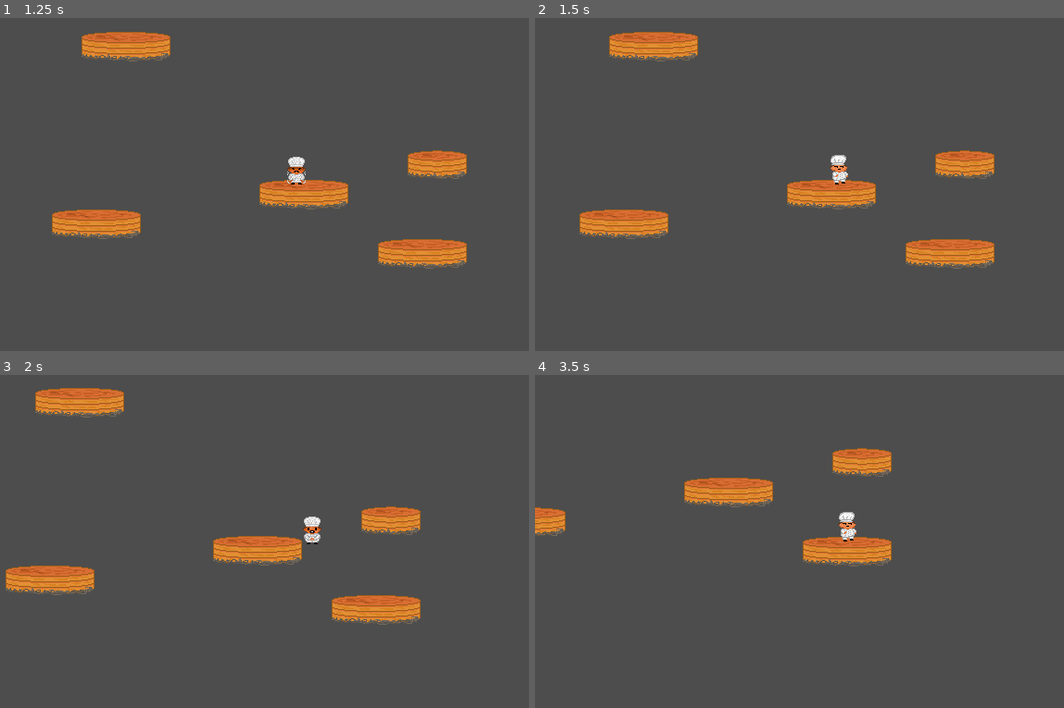
Above: before the commit, frames 1-4 (two rows, left to right).
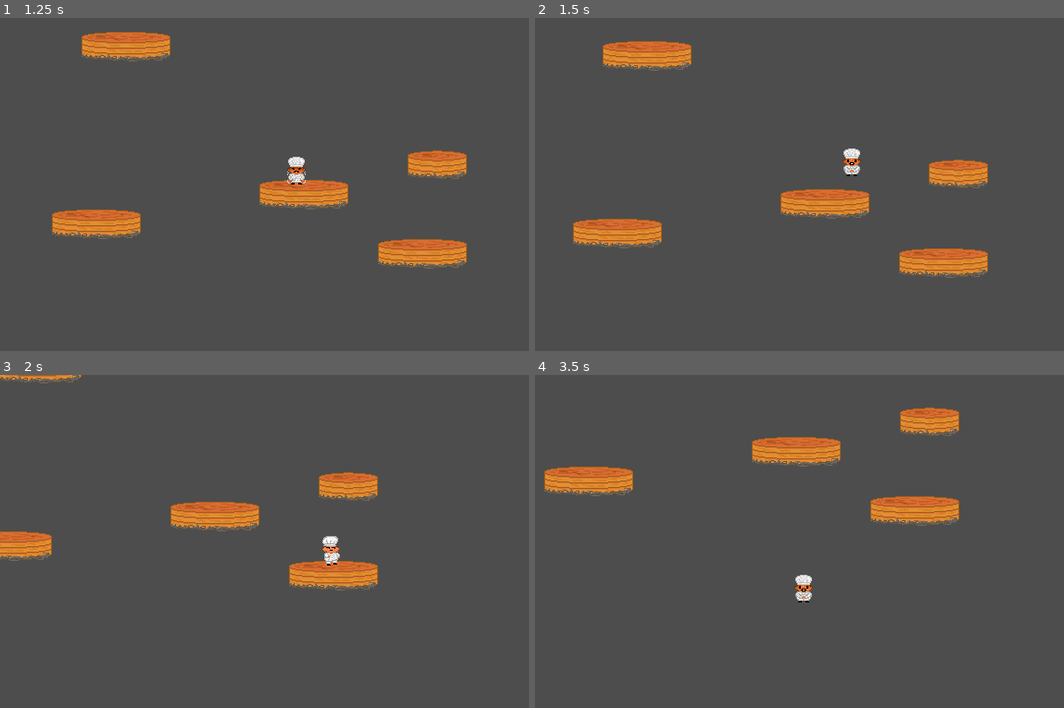
Above: after the commit, the same moments.

Repository: DaniMunteanu/EternalPaincakes
Game: Godot game, scene res://Level.tscn
Same seed, same stepped clock (60 frames per second), same inputs: the game is played once before the commit and once after it. The project has no main scene, so this scene is started directly.
Inputs:
- Up to frame 1 (1.25 s): hold D (move_right) from 0.53 s (still down); hold W (jump) from 0.53 s (still down)
- Up to frame 2 (1.5 s): keep holding D (move_right); release W (jump) at 1.28 s; tap W (jump) at 1.35 s
- Up to frame 3 (2 s): keep holding D (move_right); tap W (jump) at 1.52, 1.82 s
- Up to frame 4 (3.5 s): release D (move_right) at 2.03 s; hold A (move_left) 2.03-2.78 s; hold W (jump) 2.03-2.78 s; hold D (move_right) from 2.78 s (still down); tap W (jump) at 2.85, 3.02, 3.32 s

Frame 1 is identical in both runs. In frame 2, 7.6% of the frame differs, in the area x 7-87%, y 4-79%; in frame 3, 11%, in the area x 0-80%, y 0-75%; in frame 4, 8.7%.

Commit message:
Jump mechanic functional

Diff:
--- a/EternalPaincakes/Player.tscn
+++ b/EternalPaincakes/Player.tscn
@@ -6,8 +6,250 @@
 [ext_resource type="Texture2D" uid="uid://ba7o6air1l5dr" path="res://Sprites/Player/PlayerPrepareJump.png" id="3_r3d8o"]
 [ext_resource type="Texture2D" uid="uid://yd6udpc3da2p" path="res://Sprites/Player/PlayerJumping.png" id="5_aoleg"]
 
+[sub_resource type="Animation" id="Animation_xsykm"]
+resource_name = "PlayerFloat"
+step = 0.0
+tracks/0/type = "value"
+tracks/0/imported = false
+tracks/0/enabled = true
+tracks/0/path = NodePath("Sprite2D:texture")
+tracks/0/interp = 1
+tracks/0/loop_wrap = true
+tracks/0/keys = {
+"times": PackedFloat32Array(0),
+"transitions": PackedFloat32Array(1),
+"update": 1,
+"values": [ExtResource("5_aoleg")]
+}
+tracks/1/type = "value"
+tracks/1/imported = false
+tracks/1/enabled = true
+tracks/1/path = NodePath("Sprite2D:offset")
+tracks/1/interp = 1
+tracks/1/loop_wrap = true
+tracks/1/keys = {
+"times": PackedFloat32Array(0),
+"transitions": PackedFloat32Array(1),
+"update": 0,
+"values": [Vector2(0, -15)]
+}
+tracks/2/type = "value"
+tracks/2/imported = false
+tracks/2/enabled = true
+tracks/2/path = NodePath("Sprite2D:flip_h")
+tracks/2/interp = 1
+tracks/2/loop_wrap = true
+tracks/2/keys = {
+"times": PackedFloat32Array(0),
+"transitions": PackedFloat32Array(1),
+"update": 1,
+"values": [false]
+}
+tracks/3/type = "value"
+tracks/3/imported = false
+tracks/3/enabled = true
+tracks/3/path = NodePath("Sprite2D:hframes")
+tracks/3/interp = 1
+tracks/3/loop_wrap = true
+tracks/3/keys = {
+"times": PackedFloat32Array(0),
+"transitions": PackedFloat32Array(1),
+"update": 1,
+"values": [1]
+}
+tracks/4/type = "value"
+tracks/4/imported = false
+tracks/4/enabled = true
+tracks/4/path = NodePath("Sprite2D:vframes")
+tracks/4/interp = 1
+tracks/4/loop_wrap = true
+tracks/4/keys = {
+"times": PackedFloat32Array(0),
+"transitions": PackedFloat32Array(1),
+"update": 1,
+"values": [1]
+}
+
 [sub_resource type="CapsuleShape2D" id="CapsuleShape2D_yh8a2"]
 height = 32.0
+
+[sub_resource type="Animation" id="Animation_g1ap3"]
+resource_name = "PlayerHoldingJump"
+length = 0.75
+step = 0.0
+tracks/0/type = "value"
+tracks/0/imported = false
+tracks/0/enabled = true
+tracks/0/path = NodePath("Sprite2D:texture")
+tracks/0/interp = 1
+tracks/0/loop_wrap = true
+tracks/0/keys = {
+"times": PackedFloat32Array(0),
+"transitions": PackedFloat32Array(1),
+"update": 1,
+"values": [ExtResource("3_r3d8o")]
+}
+tracks/1/type = "value"
+tracks/1/imported = false
+tracks/1/enabled = true
+tracks/1/path = NodePath("Sprite2D:hframes")
+tracks/1/interp = 1
+tracks/1/loop_wrap = true
+tracks/1/keys = {
+"times": PackedFloat32Array(0),
+"transitions": PackedFloat32Array(1),
+"update": 1,
+"values": [2]
+}
+tracks/2/type = "value"
+tracks/2/imported = false
+tracks/2/enabled = true
+tracks/2/path = NodePath("Sprite2D:vframes")
+tracks/2/interp = 1
+tracks/2/loop_wrap = true
+tracks/2/keys = {
+"times": PackedFloat32Array(0),
+"transitions": PackedFloat32Array(1),
+"update": 1,
+"values": [2]
+}
+tracks/3/type = "value"
+tracks/3/imported = false
+tracks/3/enabled = true
+tracks/3/path = NodePath("Sprite2D:offset")
+tracks/3/interp = 1
+tracks/3/loop_wrap = true
+tracks/3/keys = {
+"times": PackedFloat32Array(0),
+"transitions": PackedFloat32Array(1),
+"update": 0,
+"values": [Vector2(0, -16)]
+}
+tracks/4/type = "value"
+tracks/4/imported = false
+tracks/4/enabled = true
+tracks/4/path = NodePath("Sprite2D:flip_h")
+tracks/4/interp = 1
+tracks/4/loop_wrap = true
+tracks/4/keys = {
+"times": PackedFloat32Array(0),
+"transitions": PackedFloat32Array(1),
+"update": 1,
+"values": [false]
+}
+tracks/5/type = "value"
+tracks/5/imported = false
+tracks/5/enabled = true
+tracks/5/path = NodePath("Sprite2D:frame")
+tracks/5/interp = 1
+tracks/5/loop_wrap = true
+tracks/5/keys = {
+"times": PackedFloat32Array(0, 0.25, 0.5),
+"transitions": PackedFloat32Array(1, 1, 1),
+"update": 1,
+"values": [0, 1, 2]
+}
+tracks/6/type = "value"
+tracks/6/imported = false
+tracks/6/enabled = true
+tracks/6/path = NodePath("CollisionShape2D:shape")
+tracks/6/interp = 1
+tracks/6/loop_wrap = true
+tracks/6/keys = {
+"times": PackedFloat32Array(0),
+"transitions": PackedFloat32Array(1),
+"update": 1,
+"values": [SubResource("CapsuleShape2D_yh8a2")]
+}
+
+[sub_resource type="Animation" id="Animation_k67ex"]
+resource_name = "PlayerIdleLeft"
+loop_mode = 1
+step = 0.0
+tracks/0/type = "value"
+tracks/0/imported = false
+tracks/0/enabled = true
+tracks/0/path = NodePath("Sprite2D:texture")
+tracks/0/interp = 1
+tracks/0/loop_wrap = true
+tracks/0/keys = {
+"times": PackedFloat32Array(0),
+"transitions": PackedFloat32Array(1),
+"update": 1,
+"values": [ExtResource("1_ng2pw")]
+}
+tracks/1/type = "value"
+tracks/1/imported = false
+tracks/1/enabled = true
+tracks/1/path = NodePath("Sprite2D:hframes")
+tracks/1/interp = 1
+tracks/1/loop_wrap = true
+tracks/1/keys = {
+"times": PackedFloat32Array(0),
+"transitions": PackedFloat32Array(1),
+"update": 1,
+"values": [2]
+}
+tracks/2/type = "value"
+tracks/2/imported = false
+tracks/2/enabled = true
+tracks/2/path = NodePath("Sprite2D:vframes")
+tracks/2/interp = 1
+tracks/2/loop_wrap = true
+tracks/2/keys = {
+"times": PackedFloat32Array(0),
+"transitions": PackedFloat32Array(1),
+"update": 1,
+"values": [1]
+}
+tracks/3/type = "value"
+tracks/3/imported = false
+tracks/3/enabled = true
+tracks/3/path = NodePath("Sprite2D:offset")
+tracks/3/interp = 1
+tracks/3/loop_wrap = true
+tracks/3/keys = {
+"times": PackedFloat32Array(0),
+"transitions": PackedFloat32Array(1),
+"update": 0,
+"values": [Vector2(0, -16)]
+}
+tracks/4/type = "value"
+tracks/4/imported = false
+tracks/4/enabled = true
+tracks/4/path = NodePath("Sprite2D:flip_h")
+tracks/4/interp = 1
+tracks/4/loop_wrap = true
+tracks/4/keys = {
+"times": PackedFloat32Array(0),
+"transitions": PackedFloat32Array(1),
+"update": 1,
+"values": [true]
+}
+tracks/5/type = "value"
+tracks/5/imported = false
+tracks/5/enabled = true
+tracks/5/path = NodePath("Sprite2D:frame")
+tracks/5/interp = 1
+tracks/5/loop_wrap = true
+tracks/5/keys = {
+"times": PackedFloat32Array(0, 0.5),
+"transitions": PackedFloat32Array(1, 1),
+"update": 1,
+"values": [0, 1]
+}
+tracks/6/type = "value"
+tracks/6/imported = false
+tracks/6/enabled = true
+tracks/6/path = NodePath("CollisionShape2D:shape")
+tracks/6/interp = 1
+tracks/6/loop_wrap = true
+tracks/6/keys = {
+"times": PackedFloat32Array(0),
+"transitions": PackedFloat32Array(1),
+"update": 1,
+"values": [SubResource("CapsuleShape2D_yh8a2")]
+}
 
 [sub_resource type="Animation" id="Animation_m111u"]
 resource_name = "PlayerIdleRight"
@@ -98,95 +340,9 @@
 "values": [SubResource("CapsuleShape2D_yh8a2")]
 }
 
-[sub_resource type="Animation" id="Animation_xt5fc"]
-length = 0.001
-tracks/0/type = "value"
-tracks/0/imported = false
-tracks/0/enabled = true
-tracks/0/path = NodePath("Sprite2D:texture")
-tracks/0/interp = 1
-tracks/0/loop_wrap = true
-tracks/0/keys = {
-"times": PackedFloat32Array(0),
-"transitions": PackedFloat32Array(1),
-"update": 1,
-"values": [ExtResource("1_ng2pw")]
-}
-tracks/1/type = "value"
-tracks/1/imported = false
-tracks/1/enabled = true
-tracks/1/path = NodePath("Sprite2D:hframes")
-tracks/1/interp = 1
-tracks/1/loop_wrap = true
-tracks/1/keys = {
-"times": PackedFloat32Array(0),
-"transitions": PackedFloat32Array(1),
-"update": 1,
-"values": [2]
-}
-tracks/2/type = "value"
-tracks/2/imported = false
-tracks/2/enabled = true
-tracks/2/path = NodePath("Sprite2D:vframes")
-tracks/2/interp = 1
-tracks/2/loop_wrap = true
-tracks/2/keys = {
-"times": PackedFloat32Array(0),
-"transitions": PackedFloat32Array(1),
-"update": 1,
-"values": [1]
-}
-tracks/3/type = "value"
-tracks/3/imported = false
-tracks/3/enabled = true
-tracks/3/path = NodePath("Sprite2D:offset")
-tracks/3/interp = 1
-tracks/3/loop_wrap = true
-tracks/3/keys = {
-"times": PackedFloat32Array(0),
-"transitions": PackedFloat32Array(1),
-"update": 0,
-"values": [Vector2(0, -16)]
-}
-tracks/4/type = "value"
-tracks/4/imported = false
-tracks/4/enabled = true
-tracks/4/path = NodePath("Sprite2D:flip_h")
-tracks/4/interp = 1
-tracks/4/loop_wrap = true
-tracks/4/keys = {
-"times": PackedFloat32Array(0),
-"transitions": PackedFloat32Array(1),
-"update": 1,
-"values": [false]
-}
-tracks/5/type = "value"
-tracks/5/imported = false
-tracks/5/enabled = true
-tracks/5/path = NodePath("Sprite2D:frame")
-tracks/5/interp = 1
-tracks/5/loop_wrap = true
-tracks/5/keys = {
-"times": PackedFloat32Array(0),
-"transitions": PackedFloat32Array(1),
-"update": 1,
-"values": [0]
-}
-tracks/6/type = "value"
-tracks/6/imported = false
-tracks/6/enabled = true
-tracks/6/path = NodePath("CollisionShape2D:shape")
-tracks/6/interp = 1
-tracks/6/loop_wrap = true
-tracks/6/keys = {
-"times": PackedFloat32Array(0),
-"transitions": PackedFloat32Array(1),
-"update": 1,
-"values": [SubResource("CapsuleShape2D_yh8a2")]
-}
-
-[sub_resource type="Animation" id="Animation_k67ex"]
-resource_name = "PlayerIdleLeft"
+[sub_resource type="Animation" id="Animation_1pq5w"]
+resource_name = "PlayerWalkingLeft"
+length = 0.5
 loop_mode = 1
 step = 0.0
 tracks/0/type = "value"
@@ -199,7 +355,7 @@
 "times": PackedFloat32Array(0),
 "transitions": PackedFloat32Array(1),
 "update": 1,
-"values": [ExtResource("1_ng2pw")]
+"values": [ExtResource("2_cpaxu")]
 }
 tracks/1/type = "value"
 tracks/1/imported = false
@@ -256,7 +412,7 @@
 tracks/5/interp = 1
 tracks/5/loop_wrap = true
 tracks/5/keys = {
-"times": PackedFloat32Array(0, 0.5),
+"times": PackedFloat32Array(0, 0.25),
 "transitions": PackedFloat32Array(1, 1),
 "update": 1,
 "values": [0, 1]
@@ -364,11 +520,8 @@
 "values": [SubResource("CapsuleShape2D_yh8a2")]
 }
 
-[sub_resource type="Animation" id="Animation_1pq5w"]
-resource_name = "PlayerWalkingLeft"
-length = 0.5
-loop_mode = 1
-step = 0.0
+[sub_resource type="Animation" id="Animation_xt5fc"]
+length = 0.001
 tracks/0/type = "value"
 tracks/0/imported = false
 tracks/0/enabled = true
@@ -379,7 +532,7 @@
 "times": PackedFloat32Array(0),
 "transitions": PackedFloat32Array(1),
 "update": 1,
-"values": [ExtResource("2_cpaxu")]
+"values": [ExtResource("1_ng2pw")]
 }
 tracks/1/type = "value"
 tracks/1/imported = false
@@ -427,7 +580,7 @@
 "times": PackedFloat32Array(0),
 "transitions": PackedFloat32Array(1),
 "update": 1,
-"values": [true]
+"values": [false]
 }
 tracks/5/type = "value"
 tracks/5/imported = false
@@ -436,10 +589,10 @@
 tracks/5/interp = 1
 tracks/5/loop_wrap = true
 tracks/5/keys = {
-"times": PackedFloat32Array(0, 0.25),
-"transitions": PackedFloat32Array(1, 1),
-"update": 1,
-"values": [0, 1]
+"times": PackedFloat32Array(0),
+"transitions": PackedFloat32Array(1),
+"update": 1,
+"values": [0]
 }
 tracks/6/type = "value"
 tracks/6/imported = false
@@ -452,159 +605,6 @@
 "transitions": PackedFloat32Array(1),
 "update": 1,
 "values": [SubResource("CapsuleShape2D_yh8a2")]
-}
-
-[sub_resource type="Animation" id="Animation_g1ap3"]
-resource_name = "PlayerHoldingJump"
-length = 0.75
-step = 0.0
-tracks/0/type = "value"
-tracks/0/imported = false
-tracks/0/enabled = true
-tracks/0/path = NodePath("Sprite2D:texture")
-tracks/0/interp = 1
-tracks/0/loop_wrap = true
-tracks/0/keys = {
-"times": PackedFloat32Array(0),
-"transitions": PackedFloat32Array(1),
-"update": 1,
-"values": [ExtResource("3_r3d8o")]
-}
-tracks/1/type = "value"
-tracks/1/imported = false
-tracks/1/enabled = true
-tracks/1/path = NodePath("Sprite2D:hframes")
-tracks/1/interp = 1
-tracks/1/loop_wrap = true
-tracks/1/keys = {
-"times": PackedFloat32Array(0),
-"transitions": PackedFloat32Array(1),
-"update": 1,
-"values": [2]
-}
-tracks/2/type = "value"
-tracks/2/imported = false
-tracks/2/enabled = true
-tracks/2/path = NodePath("Sprite2D:vframes")
-tracks/2/interp = 1
-tracks/2/loop_wrap = true
-tracks/2/keys = {
-"times": PackedFloat32Array(0),
-"transitions": PackedFloat32Array(1),
-"update": 1,
-"values": [2]
-}
-tracks/3/type = "value"
-tracks/3/imported = false
-tracks/3/enabled = true
-tracks/3/path = NodePath("Sprite2D:offset")
-tracks/3/interp = 1
-tracks/3/loop_wrap = true
-tracks/3/keys = {
-"times": PackedFloat32Array(0),
-"transitions": PackedFloat32Array(1),
-"update": 0,
-"values": [Vector2(0, -16)]
-}
-tracks/4/type = "value"
-tracks/4/imported = false
-tracks/4/enabled = true
-tracks/4/path = NodePath("Sprite2D:flip_h")
-tracks/4/interp = 1
-tracks/4/loop_wrap = true
-tracks/4/keys = {
-"times": PackedFloat32Array(0),
-"transitions": PackedFloat32Array(1),
-"update": 1,
-"values": [false]
-}
-tracks/5/type = "value"
-tracks/5/imported = false
-tracks/5/enabled = true
-tracks/5/path = NodePath("Sprite2D:frame")
-tracks/5/interp = 1
-tracks/5/loop_wrap = true
-tracks/5/keys = {
-"times": PackedFloat32Array(0, 0.25, 0.5),
-"transitions": PackedFloat32Array(1, 1, 1),
-"update": 1,
-"values": [0, 1, 2]
-}
-tracks/6/type = "value"
-tracks/6/imported = false
-tracks/6/enabled = true
-tracks/6/path = NodePath("CollisionShape2D:shape")
-tracks/6/interp = 1
-tracks/6/loop_wrap = true
-tracks/6/keys = {
-"times": PackedFloat32Array(0),
-"transitions": PackedFloat32Array(1),
-"update": 1,
-"values": [SubResource("CapsuleShape2D_yh8a2")]
-}
-
-[sub_resource type="Animation" id="Animation_xsykm"]
-resource_name = "PlayerFloat"
-step = 0.0
-tracks/0/type = "value"
-tracks/0/imported = false
-tracks/0/enabled = true
-tracks/0/path = NodePath("Sprite2D:texture")
-tracks/0/interp = 1
-tracks/0/loop_wrap = true
-tracks/0/keys = {
-"times": PackedFloat32Array(0),
-"transitions": PackedFloat32Array(1),
-"update": 1,
-"values": [ExtResource("5_aoleg")]
-}
-tracks/1/type = "value"
-tracks/1/imported = false
-tracks/1/enabled = true
-tracks/1/path = NodePath("Sprite2D:offset")
-tracks/1/interp = 1
-tracks/1/loop_wrap = true
-tracks/1/keys = {
-"times": PackedFloat32Array(0),
-"transitions": PackedFloat32Array(1),
-"update": 0,
-"values": [Vector2(0, -15)]
-}
-tracks/2/type = "value"
-tracks/2/imported = false
-tracks/2/enabled = true
-tracks/2/path = NodePath("Sprite2D:flip_h")
-tracks/2/interp = 1
-tracks/2/loop_wrap = true
-tracks/2/keys = {
-"times": PackedFloat32Array(0),
-"transitions": PackedFloat32Array(1),
-"update": 1,
-"values": [false]
-}
-tracks/3/type = "value"
-tracks/3/imported = false
-tracks/3/enabled = true
-tracks/3/path = NodePath("Sprite2D:hframes")
-tracks/3/interp = 1
-tracks/3/loop_wrap = true
-tracks/3/keys = {
-"times": PackedFloat32Array(0),
-"transitions": PackedFloat32Array(1),
-"update": 1,
-"values": [1]
-}
-tracks/4/type = "value"
-tracks/4/imported = false
-tracks/4/enabled = true
-tracks/4/path = NodePath("Sprite2D:vframes")
-tracks/4/interp = 1
-tracks/4/loop_wrap = true
-tracks/4/keys = {
-"times": PackedFloat32Array(0),
-"transitions": PackedFloat32Array(1),
-"update": 1,
-"values": [1]
 }
 
 [sub_resource type="AnimationLibrary" id="AnimationLibrary_tebir"]
--- a/EternalPaincakes/player.gd
+++ b/EternalPaincakes/player.gd
@@ -12,17 +12,16 @@
 @export_range(0,1) var acceleration = 0.1
 @export_range(0,1) var deceleration = 0.1
 
-@export var jump_force = -400.0
-@export_range(0,1) var jump_deceleration = 0.1
+var current_jump_velocity_y = 0.0
+const MAX_JUMP_VELOCITY_Y = -1000.0
+const MIN_JUMP_VELOCITY_Y = -250.0
+const JUMP_FORCE_INCREMENT = 250.0
 
-var current_jump_velocity = 500.0
-var max_jump_velocity = -1000.0
-var jump_force_increment = 250.0
+var current_jump_velocity_x = 0.0
+const MAX_JUMP_VELOCITY_X = 1500.0
+const MIN_JUMP_VELOCITY_X = 1000.0
 
-var max_flying_velocity = 1000.0
-var current_flying_velocity = 0.0
-
-var flying_orientation_modifier = 0.0
+var jump_orientation_modifier = 0.0
 
 func update_player_orientation():
 	var walking_angle = rad_to_deg(velocity.angle())
@@ -46,14 +45,7 @@
 		print("idle")
 
 func check_for_jump():
-	if Input.is_action_just_released("jump"):
-		velocity.x = 100.0 * flying_orientation_modifier
-		velocity.y = current_jump_velocity
-		animation_player.play("PlayerFloat")
-		current_player_state = player_states.IN_AIR
-		print("in aer")
-	elif Input.is_action_pressed("jump") and is_on_floor():
-		#velocity.y = jump_force
+	if Input.is_action_pressed("jump") and is_on_floor():
 		velocity.x = 0.0
 		current_player_state = player_states.HOLDING_JUMP
 		print("holding jump")
@@ -67,15 +59,15 @@
 	match current_player_state:
 		player_states.IDLE:
 			#update_player_orientation()
-			flying_orientation_modifier = 0.0
+			jump_orientation_modifier = 0.0
 			update_walking_movement()
-			check_for_jump()
 			check_if_in_air()
 			match current_player_orientation:
 				player_orientation.LEFT:
 					animation_player.play("PlayerIdleLeft")
 				player_orientation.RIGHT:
 					animation_player.play("PlayerIdleRight")
+			check_for_jump()
 
 		player_states.WALKING:
 			update_player_orientation()
@@ -84,35 +76,36 @@
 			match current_player_orientation:
 				player_orientation.LEFT:
 					animation_player.play("PlayerWalkingLeft")
-					flying_orientation_modifier = -1.0
+					jump_orientation_modifier = -1.0
 				player_orientation.RIGHT:
 					animation_player.play("PlayerWalkingRight")
-					flying_orientation_modifier = 1.0
+					jump_orientation_modifier = 1.0
 			check_for_jump()
 
 		player_states.HOLDING_JUMP:
 			if Input.is_action_just_released("jump"):
-				velocity.x = current_flying_velocity * flying_orientation_modifier
-				current_flying_velocity = 0.0
-				flying_orientation_modifier = 0.0
+				velocity.x = current_jump_velocity_x * jump_orientation_modifier
+				current_jump_velocity_x = 0.0
+				jump_orientation_modifier = 0.0
 
-				velocity.y = current_jump_velocity
-				current_jump_velocity = 500.0
+				velocity.y = current_jump_velocity_y
+				current_jump_velocity_y = MIN_JUMP_VELOCITY_Y
 				animation_player.play("PlayerFloat")
+
 				current_player_state = player_states.IN_AIR
 			else:
-				flying_orientation_modifier = 0.0
+				jump_orientation_modifier = 0.0
 				if Input.is_action_pressed("move_left") == Input.is_action_pressed("move_right"):
-					flying_orientation_modifier = 0.0
+					jump_orientation_modifier = 0.0
 				elif Input.is_action_pressed("move_left"):
-					flying_orientation_modifier = -1.0
+					jump_orientation_modifier = -1.0
 				else:
-					flying_orientation_modifier = 1.0
+					jump_orientation_modifier = 1.0
 
 				animation_player.play("PlayerHoldingJump")
-				current_jump_velocity = move_toward(current_jump_velocity, max_jump_velocity, delta * jump_force_increment)
+				current_jump_velocity_y = move_toward(current_jump_velocity_y, MAX_JUMP_VELOCITY_Y, delta * JUMP_FORCE_INCREMENT)
 
-				current_flying_velocity = move_toward(current_flying_velocity, max_flying_velocity, delta * jump_force_increment)
+				current_jump_velocity_x = move_toward(current_jump_velocity_x, MAX_JUMP_VELOCITY_X, delta * JUMP_FORCE_INCREMENT)
 
 		player_states.IN_AIR:
 			if is_on_floor():
